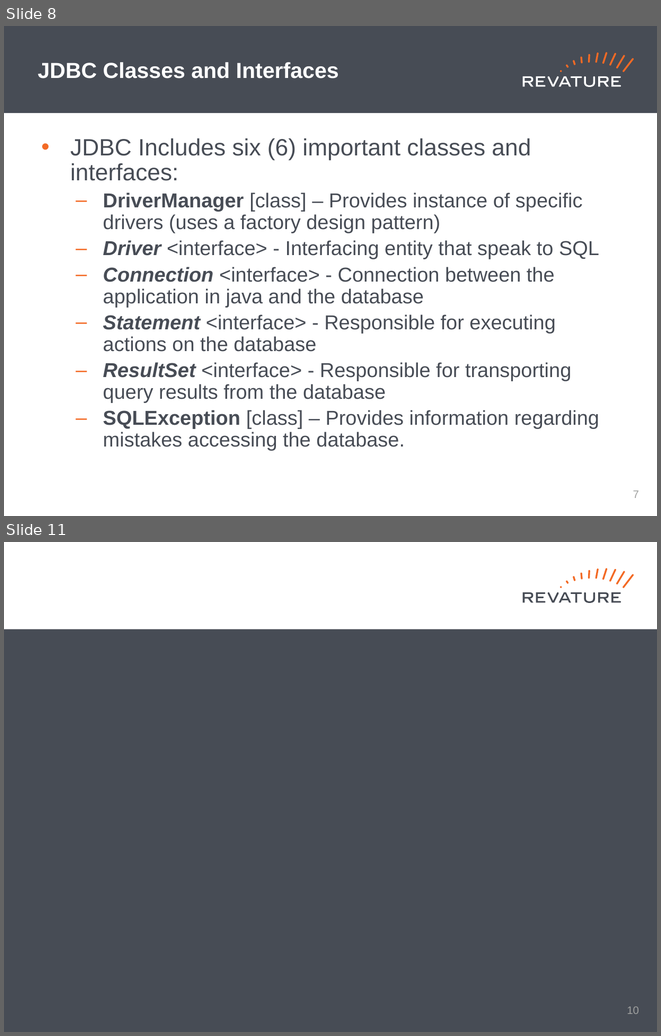
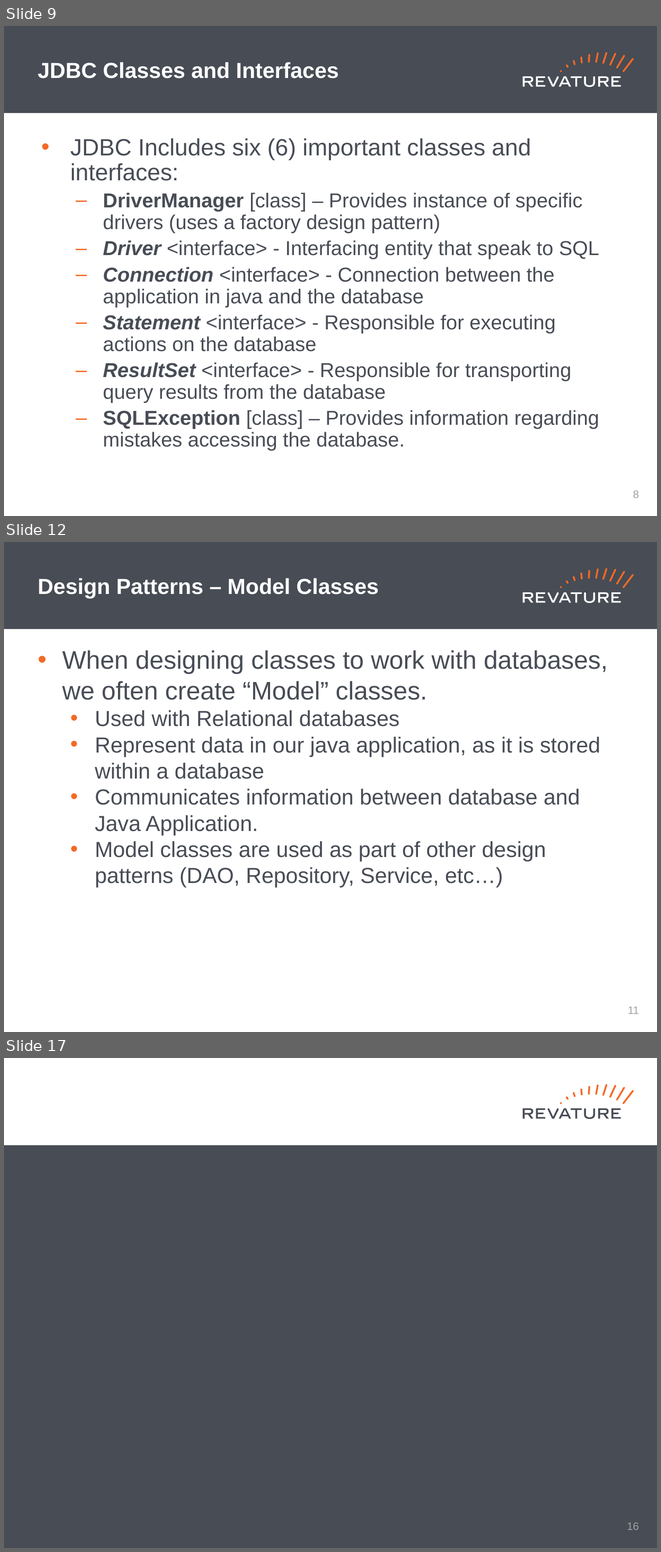
Before and after one commit to jhigherevature/8302021_RAP, a slide deck: powerpoints/Day_25.pptx. Shown one above the other, each under a label of ours: slides 8 and 11 before the commit, slides 9, 12 and 17 after it; the slides between them are not shown. The pictures are 661x1036 and 661x1552 pixels, drawn with LibreOffice and Linux fonts; fonts in the diff are those of the drawing. Boxes give left, top, right and bottom in pixels: in the first picture for what was removed or moved away, otherwise in the second. Text is boxed around its words. In the diff, an @@ line names an element or a change of style, - is before the commit and + after.

```diff
--- a/powerpoints/Day_25.pptx
+++ b/powerpoints/Day_25.pptx
@@ slide 12 added at (4,542,657,1032), background #FFFFFF; not listed: 19 template elements that a slide beside it also shows @@
@@ title added at (38,578,379,598), 24 pt, text #FFFFFF, bold @@
+Design Patterns – Model Classes
@@ text added at (62,650,608,887), 24 pt, text #474C55 @@
+• When designing classes to work with databases, we often create “Model” classes.
+  • Used with Relational databases
+  • Represent data in our java application, as it is stored within a database
+  • Communicates information between database and Java Application.
+  • Model classes are used as part of other design patterns (DAO, Repository, Service, etc…)
@@ page number added at (628,1006,639,1014), 12 pt, text #A0A1A0 @@
+11
@@ what was slide 8 is now slide 9 @@
@@ page number at (633,490,639,498): text changed @@
-7
+8
@@ what was slide 11 is now slide 17 @@
@@ page number at (627,1522,639,1530): text changed @@
-10
+16
```
Also in this commit, not shown: 2 slides changed, 7 other slides added, 2 slides removed, 1 other file.
